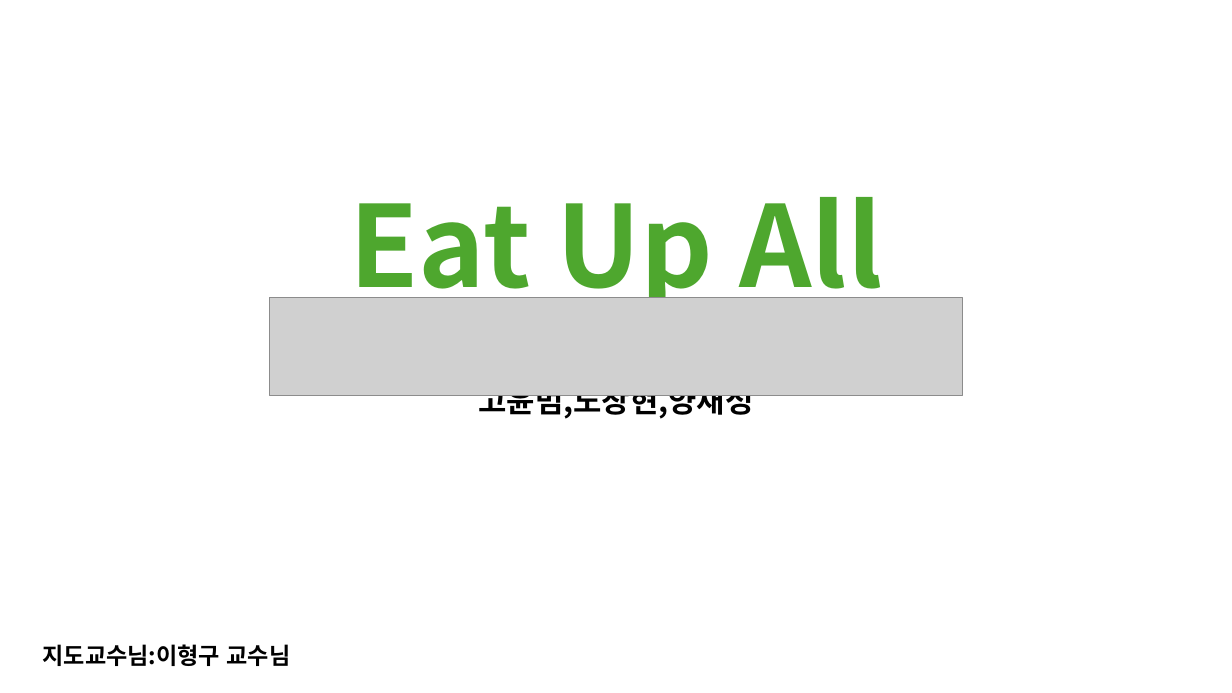
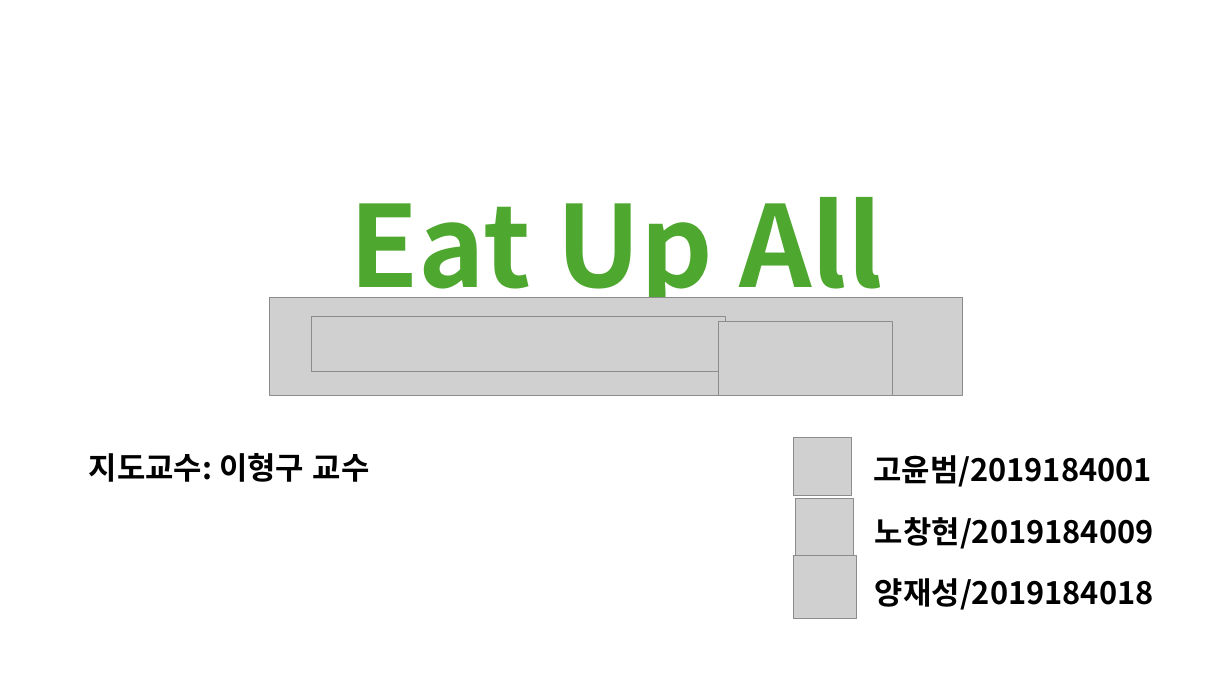
Before and after one commit to M055B411/23TH_TUK_Senior_Project, a slide deck: slide 1 of 제안서/EatUpAll_고윤범_노창현_양재성.pptx. Drawn at 1232x693 pixels with LibreOffice and Linux fonts; fonts in the diff are those of the drawing; grey boxes stand for pictures. Boxes give left, top, right and bottom in pixels: in the first picture for what was removed or moved away, otherwise in the second. Text is boxed around its words. In the diff, an @@ line names an element or a change of style, - is before the commit and + after.

Commit message:
Docs: Add Renew 중간발표용 EatUpAll_고윤범_노창현_양재성.ppt
- Upload 'EatUpAll_고윤범_노창현_양재성.ppt'

```diff
--- a/제안서/EatUpAll_고윤범_노창현_양재성.pptx
+++ b/제안서/EatUpAll_고윤범_노창현_양재성.pptx
@@ picture added at [311, 317, 726, 372] @@
@@ picture added at [719, 322, 894, 396] @@
@@ text removed at [478, 395, 753, 421] @@
-고윤범,노창현,양재성
@@ rounded rectangle added at [61, 425, 418, 508], fill #FFFFFF at 90% opacity @@
@@ rounded rectangle added at [768, 423, 1199, 638], fill #FFFFFF at 90% opacity @@
@@ picture added at [794, 438, 851, 495] @@
@@ text at [89, 453, 370, 482]: text changed; size 18 to 24 pt @@
-지도교수님:이형구 교수님
+지도교수: 이형구 교수
@@ text added at [873, 455, 1152, 487], 24 pt, text #000000, bold @@
+고윤범/2019184001
@@ picture added at [796, 498, 853, 555] @@
@@ text added at [875, 517, 1154, 549], 24 pt, text #000000, bold @@
+노창현/2019184009
@@ picture added at [794, 555, 857, 618] @@
@@ text added at [875, 578, 1154, 610], 24 pt, text #000000, bold @@
+양재성/2019184018
```
Also in this commit, not shown: 8 other slides changed, 2 slides added, 2 slides removed, 3 other files.
